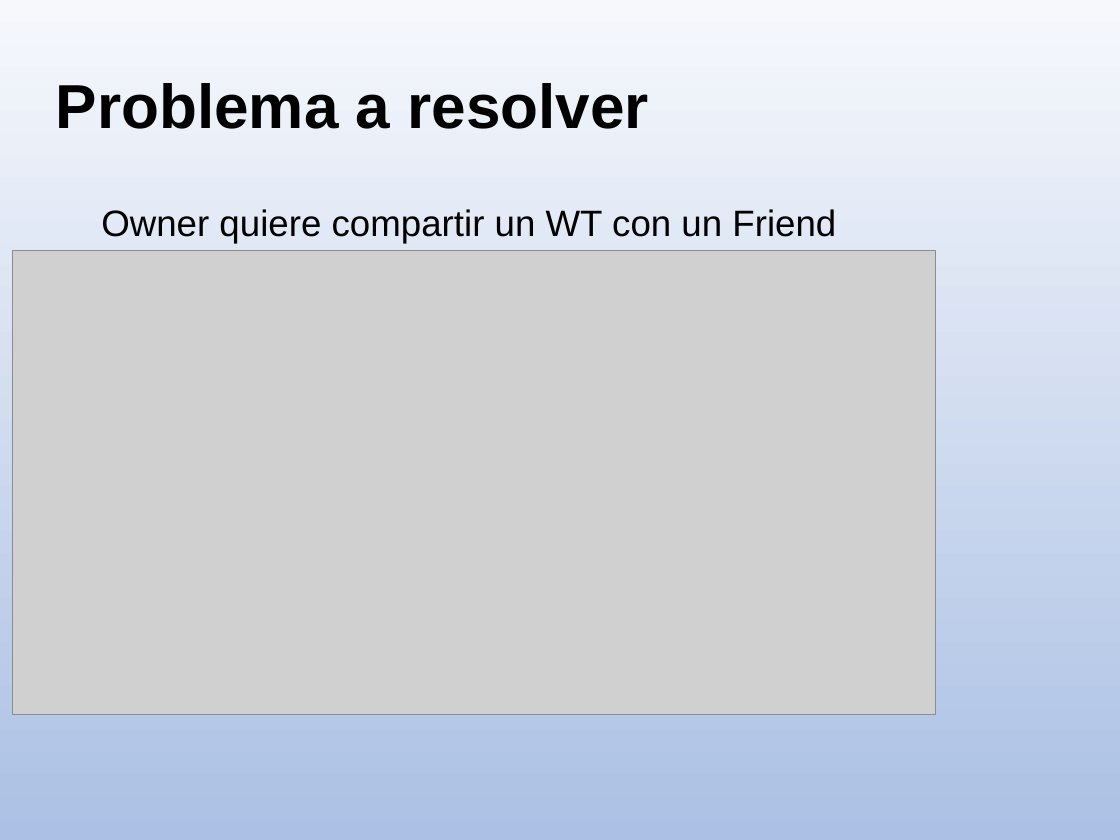
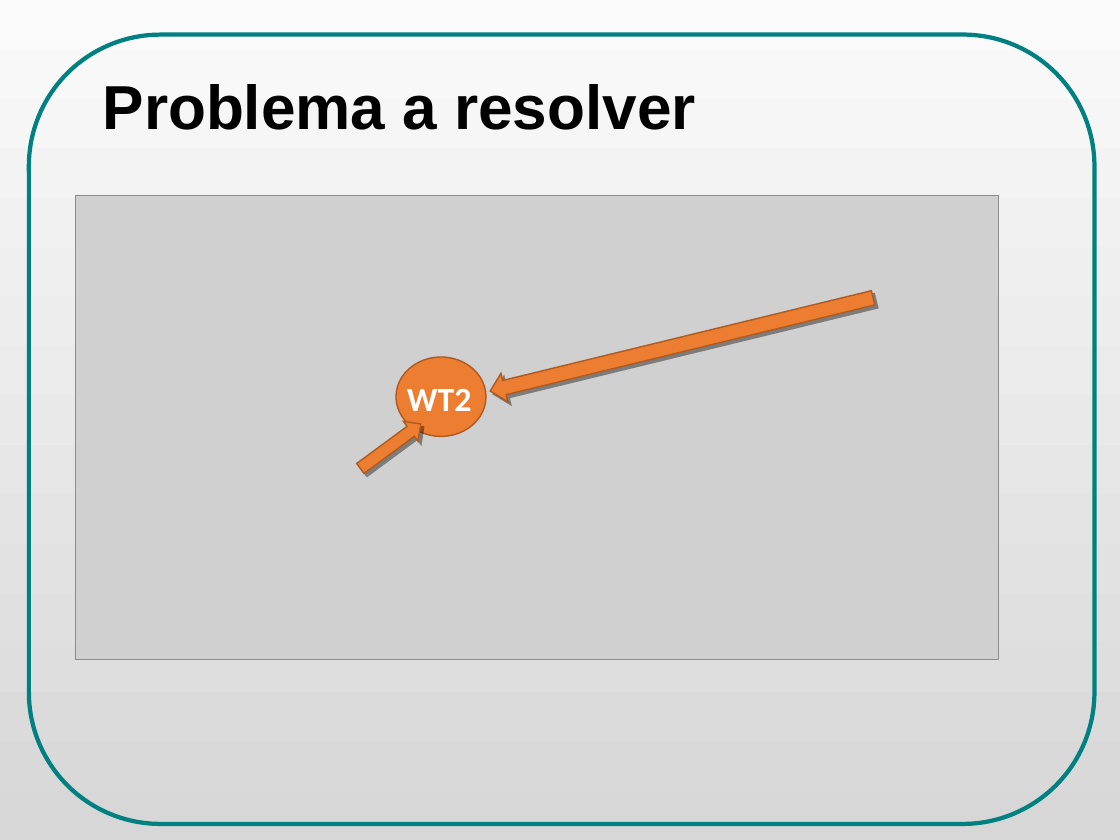
Before and after one commit to danielsalgadop/sac, a slide deck: slide 3 of docs/presentation/social_access_controller_ODP_final.odp (slide 4 before the commit). Drawn at 1120x840 pixels with LibreOffice and Linux fonts; fonts in the diff are those of the drawing; grey boxes stand for pictures. Boxes give left, top, right and bottom in pixels: in the first picture for what was removed or moved away, otherwise in the second. Text is boxed around its words. In the diff, an @@ line names an element or a change of style, - is before the commit and + after.

```diff
--- a/docs/presentation/social_access_controller_ODP_final.odp
+++ b/docs/presentation/social_access_controller_ODP_final.odp
@@ background gradient #F6F8FC to #ABC0E4 to gradient #FAFAFA to #D7D7D7 @@
@@ freeform shape added at (28,35,1095,824), outline #008080 3 pt @@
@@ title "Problema a resolver": place and size @@
-title "Problema a resolver" at (56,83,649,129)
+title "Problema a resolver" at (103,84,695,130)
@@ picture: place and size @@
-picture at (12,251,936,715)
+picture at (75,195,999,660)
@@ text removed at (101,209,836,244) @@
-Owner quiere compartir un WT con un Friend
@@ freeform shape added at (487,284,877,406), fill #ED7D31, outline #AE5A21 0.99 pt @@
@@ freeform shape added at (396,357,487,436), fill #ED7D31, outline #AE5A21 0.99 pt @@
@@ free added at (330,373,548,424), 24 pt, text #FFFFFF, bold @@
+WT2
@@ freeform shape added at (354,414,429,478), fill #ED7D31, outline #AE5A21 0.99 pt @@
```
Also in this commit, not shown: 40 other slides changed, 5 slides added, 3 slides removed, 4 other files.
